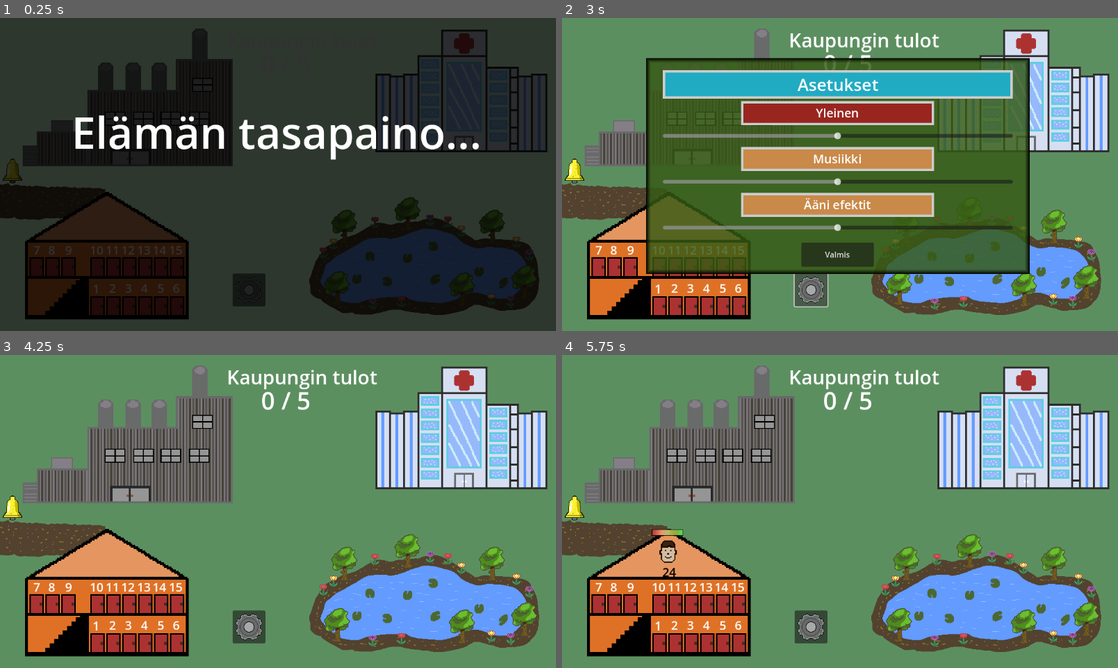
Above: before the commit, frames 1-4 (two rows, left to right).
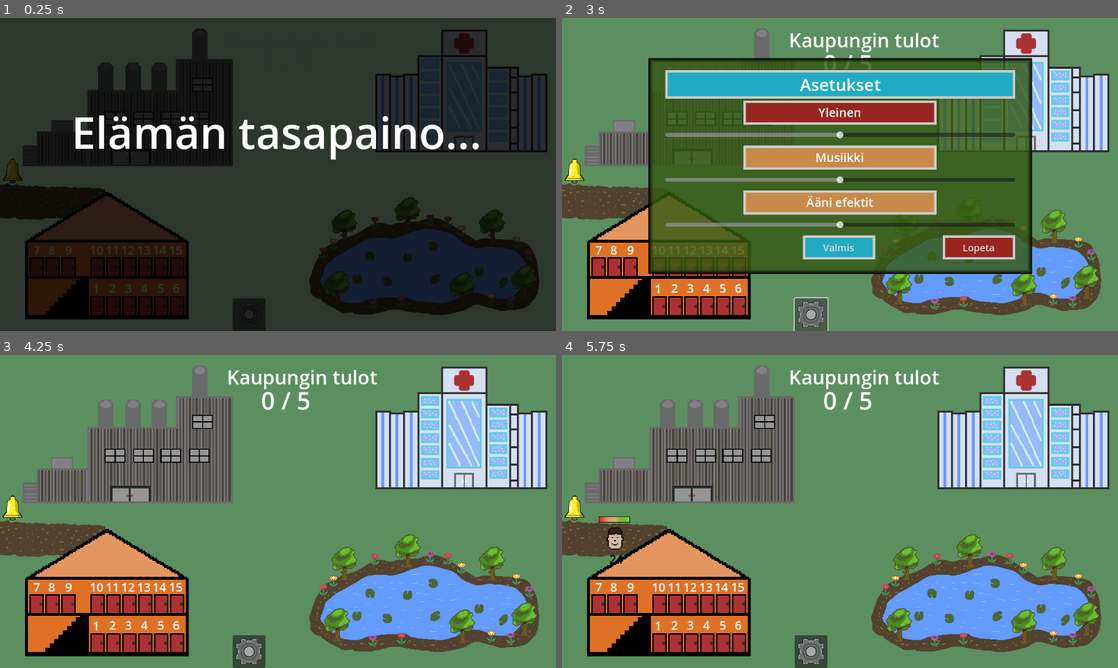
Above: after the commit, the same moments.

Repository: JuJuz1/Life-s-equilibrium
Game: Godot game, scene res://scenes/world.tscn
Two runs of this game, one before a commit and one after it. Both use one fixed random seed, a clock stepped at 60 frames per second and the inputs below.
Inputs (mouse positions are in pixels of both pictures, inside the frame that each line leads up to; where the layout moved, square brackets give the same spot in the first picture):
- Up to frame 1 (0.25 s): no input
- Up to frame 2 (3 s): tap Enter at 0.5 s; move the mouse to (962, 158) at 0.52 s; press the mouse at (962, 158) at 0.53 s; move the mouse to (728, 190) at 1.27 s; release the mouse at (728, 190) at 1.28 s; click (728, 190) at 1.35 s; tap Space at 2 s; move the mouse to (895, 105) at 2.02 s; press the mouse at (895, 105) at 2.03 s; release the mouse at (895, 105) at 2.75 s; click (812, 315) [812, 290] at 2.75 s
- Up to frame 3 (4.25 s): click "Valmis" at 3.5 s
- Up to frame 4 (5.75 s): tap Enter at 4.25 s; move the mouse to (812, 574) at 4.27 s; click (812, 574) at 4.35 s; click (612, 536) at 5.02 s

The runs differ from the first frame. In frame 1, 0.8% of the frame differs, in the area x 41-48%, y 81-100%; in frame 2, 11%, in the area x 15-85%, y 12-100%; in frame 3, 1.0%; in frame 4, 1.7%.

Commit message:
Settings menu finished, mobile back button request

Diff:
--- /dev/null
+++ b/materials/style_box_cyan.tres
@@ -0,0 +1,8 @@
+[gd_resource type="StyleBoxFlat" format=3 uid="uid://d4bgn5f6m7tma"]
+
+[resource]
+bg_color = Color(0.127004, 0.669873, 0.766421, 1)
+border_width_left = 5
+border_width_top = 5
+border_width_right = 5
+border_width_bottom = 5
--- a/scenes/world.tscn
+++ b/scenes/world.tscn
@@ -17,6 +17,7 @@
 [ext_resource type="Script" path="res://scripts/settings_menu.gd" id="12_re0db"]
 [ext_resource type="StyleBox" uid="uid://bwkxa2k33rdmo" path="res://materials/style_box_red.tres" id="13_p42pd"]
 [ext_resource type="StyleBox" uid="uid://gbt6w85nrgo3" path="res://materials/style_box_orange.tres" id="13_rrq22"]
+[ext_resource type="StyleBox" uid="uid://d4bgn5f6m7tma" path="res://materials/style_box_cyan.tres" id="13_v7053"]
 [ext_resource type="AudioStream" uid="uid://csb0qul10hgec" path="res://audio/alarm.mp3" id="14_ilcfh"]
 [ext_resource type="AudioStream" uid="uid://d1kh2nibip6sl" path="res://audio/snoring.mp3" id="14_w0xej"]
 
@@ -31,13 +32,6 @@
 border_color = Color(0, 0, 0, 1)
 border_blend = true
 
-[sub_resource type="StyleBoxFlat" id="StyleBoxFlat_skbn8"]
-bg_color = Color(0.127004, 0.669873, 0.766421, 1)
-border_width_left = 5
-border_width_top = 5
-border_width_right = 5
-border_width_bottom = 5
-
 [node name="World" type="Node2D"]
 script = ExtResource("1_od65m")
 
@@ -77,6 +71,9 @@
 
 [node name="RecreationZone" parent="." instance=ExtResource("4_yo5hm")]
 position = Vector2(872, 493)
+
+[node name="Characters" type="Node" parent="."]
+editor_description = "Add characters as child of this node. This is to prevent their buttons to appear over settings menu sliders and buttons. Should not even happen but still does, quick fix."
 
 [node name="UI" type="Control" parent="."]
 layout_mode = 3
@@ -170,9 +167,9 @@
 [node name="ButtonSettings" type="Button" parent="UI"]
 layout_mode = 0
 offset_left = -77.0
-offset_top = 429.0
+offset_top = 480.0
 offset_right = -9.0
-offset_bottom = 497.0
+offset_bottom = 548.0
 icon = ExtResource("11_it16j")
 
 [node name="SettingsMenu" type="PanelContainer" parent="UI"]
@@ -181,9 +178,9 @@
 z_index = 10
 material = ExtResource("7_kptb1")
 layout_mode = 0
-offset_left = -385.0
+offset_left = -380.0
 offset_top = -17.0
-offset_right = 410.0
+offset_right = 415.0
 offset_bottom = 430.0
 theme_override_styles/panel = SubResource("StyleBoxFlat_pdqhg")
 script = ExtResource("12_re0db")
@@ -200,14 +197,13 @@
 [node name="VBoxContainer" type="VBoxContainer" parent="UI/SettingsMenu/MarginContainer"]
 use_parent_material = true
 layout_mode = 2
-theme_override_constants/separation = 5
 
 [node name="LabelSettings" type="Label" parent="UI/SettingsMenu/MarginContainer/VBoxContainer"]
 use_parent_material = true
 custom_minimum_size = Vector2(0, 55)
 layout_mode = 2
 theme_override_font_sizes/font_size = 35
-theme_override_styles/normal = SubResource("StyleBoxFlat_skbn8")
+theme_override_styles/normal = ExtResource("13_v7053")
 text = "Asetukset"
 horizontal_alignment = 1
 vertical_alignment = 1
@@ -266,13 +262,31 @@
 min_value = -20.0
 max_value = 20.0
 
-[node name="ButtonClose" type="Button" parent="UI/SettingsMenu/MarginContainer/VBoxContainer"]
+[node name="MarginContainer" type="MarginContainer" parent="UI/SettingsMenu/MarginContainer/VBoxContainer"]
+use_parent_material = true
+layout_mode = 2
+size_flags_horizontal = 8
+
+[node name="HBoxContainer" type="HBoxContainer" parent="UI/SettingsMenu/MarginContainer/VBoxContainer/MarginContainer"]
+use_parent_material = true
+layout_mode = 2
+theme_override_constants/separation = 140
+
+[node name="ButtonClose" type="Button" parent="UI/SettingsMenu/MarginContainer/VBoxContainer/MarginContainer/HBoxContainer"]
 use_parent_material = true
 custom_minimum_size = Vector2(150, 50)
 layout_mode = 2
-size_flags_horizontal = 4
-size_flags_vertical = 10
+theme_override_font_sizes/font_size = 20
+theme_override_styles/normal = ExtResource("13_v7053")
 text = "Valmis"
+
+[node name="ButtonQuit" type="Button" parent="UI/SettingsMenu/MarginContainer/VBoxContainer/MarginContainer/HBoxContainer"]
+use_parent_material = true
+custom_minimum_size = Vector2(150, 50)
+layout_mode = 2
+theme_override_font_sizes/font_size = 20
+theme_override_styles/normal = ExtResource("13_p42pd")
+text = "Lopeta"
 
 [node name="AudioCharacterArrive" type="AudioStreamPlayer" parent="UI/SettingsMenu"]
 process_mode = 3
@@ -339,4 +353,5 @@
 [connection signal="value_changed" from="UI/SettingsMenu/MarginContainer/VBoxContainer/HSliderMaster" to="UI/SettingsMenu" method="_on_h_slider_master_value_changed"]
 [connection signal="value_changed" from="UI/SettingsMenu/MarginContainer/VBoxContainer/HSliderMusic" to="UI/SettingsMenu" method="_on_h_slider_music_value_changed"]
 [connection signal="value_changed" from="UI/SettingsMenu/MarginContainer/VBoxContainer/HSliderEffects" to="UI/SettingsMenu" method="_on_h_slider_effects_value_changed"]
-[connection signal="pressed" from="UI/SettingsMenu/MarginContainer/VBoxContainer/ButtonClose" to="UI/SettingsMenu" method="_on_button_close_pressed"]
+[connection signal="pressed" from="UI/SettingsMenu/MarginContainer/VBoxContainer/MarginContainer/HBoxContainer/ButtonClose" to="UI/SettingsMenu" method="_on_button_close_pressed"]
+[connection signal="pressed" from="UI/SettingsMenu/MarginContainer/VBoxContainer/MarginContainer/HBoxContainer/ButtonQuit" to="UI/SettingsMenu" method="_on_button_quit_pressed"]
--- a/scripts/character.gd
+++ b/scripts/character.gd
@@ -105,12 +105,12 @@
 
 	# To prevent input
 	input_prevent = true
-	await get_tree().create_timer(1).timeout
+	await get_tree().create_timer(1, false).timeout
 	var tween: Tween = create_tween().set_ease(Tween.EASE_IN_OUT).set_trans(Tween.TRANS_LINEAR)
 	tween.tween_property(self, "position:x", position.x + randi_range(380, 420), 2)
 	tween.tween_property(self, "position:y", position.y + randi_range(140, 200), 1)
 	tween.finished.connect(func() -> void:
-		await get_tree().create_timer(1).timeout
+		await get_tree().create_timer(1, false).timeout
 		input_prevent = false
 		)
 
@@ -145,7 +145,7 @@
 		return
 
 	# Randomness to starting timers
-	await get_tree().create_timer(randi_range(1, 5)).timeout
+	await get_tree().create_timer(randi_range(1, 5), false).timeout
 	timer_age.start()
 	timer_energy.start()
 	# timer_production.start()
@@ -356,4 +356,7 @@
 	if input_prevent:
 		return
 	if dragging:
-		position = get_global_mouse_position() - offset
+		position = lerp(global_position, get_global_mouse_position() - offset, 0.5)
+		# Prevent dragging outside viewport
+		position.x = clamp(global_position.x, 0, get_viewport_rect().size.x)
+		position.y = clamp(global_position.y, 0, get_viewport_rect().size.y)
--- a/scripts/labels.gd
+++ b/scripts/labels.gd
@@ -33,7 +33,7 @@
 	tween_font_color.tween_property($LabelState, "modulate:g", 1, 1)
 	tween_font_color.tween_property($LabelState, "modulate:b", 1, 1)
 
-	await get_tree().create_timer(3).timeout
+	await get_tree().create_timer(3, false).timeout
 	# Have to reassign, otherwise throws tween not valid error
 	tween = create_tween().set_ease(Tween.EASE_IN_OUT).set_trans(Tween.TRANS_CUBIC)
 	tween.tween_property($LabelState, "modulate:a", 0, 1)
--- a/scripts/settings_menu.gd
+++ b/scripts/settings_menu.gd
@@ -1,11 +1,22 @@
 extends PanelContainer
 ## Settings menu
 
+@onready var button_close: Button = $MarginContainer/VBoxContainer/MarginContainer/HBoxContainer/ButtonClose
 @onready var audio_character_arrive: AudioStreamPlayer = $AudioCharacterArrive
+@onready var h_slider_master: HSlider = $MarginContainer/VBoxContainer/HSliderMaster
 
 # Called when the node enters the scene tree for the first time.
 func _ready() -> void:
 	pass # Replace with function body.
+
+
+func _unhandled_input(event: InputEvent) -> void:
+	if event.is_action_pressed("quit"):
+		# Should always be the case
+		if get_tree().paused:
+			button_close.pressed.emit()
+			# To prevent world from getting input
+			get_viewport().set_input_as_handled()
 
 
 ## When settings button is pressed
@@ -16,16 +27,23 @@
 	show()
 
 
+## Close settings menu
 func _on_button_close_pressed() -> void:
 	hide()
 	get_tree().paused = false
 	#button_close.emit()
 
 
+## Close the game
+func _on_button_quit_pressed() -> void:
+	get_tree().quit()
+
+
 ## Master volume, bus index 0
 ## Called every time the value changes, even when holding and sliding continously
 func _on_h_slider_master_value_changed(value: float) -> void:
 	set_bus_volume(0, value)
+	# Currently audio process always to finish the audio if menu is closed while playing
 	if not audio_character_arrive.playing:
 		audio_character_arrive.play()
 
@@ -48,7 +66,7 @@
 	AudioServer.set_bus_volume_db(bus_index, value)
 
 	# Set mute if lowest value, all the sliders have the same
-	if value <= $MarginContainer/VBoxContainer/HSliderEffects.min_value:
+	if value <= h_slider_master.min_value:
 		AudioServer.set_bus_mute(bus_index, true)
 	else:
 		AudioServer.set_bus_mute(bus_index, false)
--- a/scripts/world.gd
+++ b/scripts/world.gd
@@ -53,6 +53,10 @@
 @onready var audio_morning: AudioStreamPlayer = $AudioMorning
 
 func _ready() -> void:
+	#get_tree().set_auto_accept_quit(false)
+	get_tree().quit_on_go_back = false # Mobile disable quit on go back
+	get_tree().root.connect("go_back_requested", settings_open) # Back request, emitted by window
+
 	characters_preload.append(CHARACTER_BASE)
 	characters_preload.append(CHARACTER_BOY)
 	characters_preload.append(CHARACTER_GIRL)
@@ -68,16 +72,32 @@
 	tween.tween_property($TextureBlack, "modulate:a", 0, 3)
 
 
+## iOS
+func _notification(what: int) -> void:
+	if not OS.get_name() == "iOS": # Should work
+		return
+	if what == NOTIFICATION_WM_GO_BACK_REQUEST:
+		settings_open()
+
+
 ## Any input
 func _unhandled_input(event) -> void:
 	# PC Escape
+	# Now brings up settings menu
 	if event.is_action_pressed("quit"):
-		get_tree().quit()
+		#get_tree().quit()
+		settings_open()
+		#get_viewport().set_input_as_handled()
 	if event.is_action_pressed("click"):
 		#if started:
 			#night()
 			#return
 		start()
+
+
+## Needed for mobile
+func settings_open() -> void:
+	$UI/ButtonSettings.pressed.emit()
 
 
 ## Starts game and tutorial
@@ -169,7 +189,7 @@
 			character.id = i
 			break
 
-	add_child(character)
+	$Characters.add_child(character)
 
 	# Audio
 	await get_tree().create_timer(1.7, false).timeout
Binary file changed: graphics/settings.aseprite
Binary file changed: graphics/settings.png
Not shown, changed: README.md
